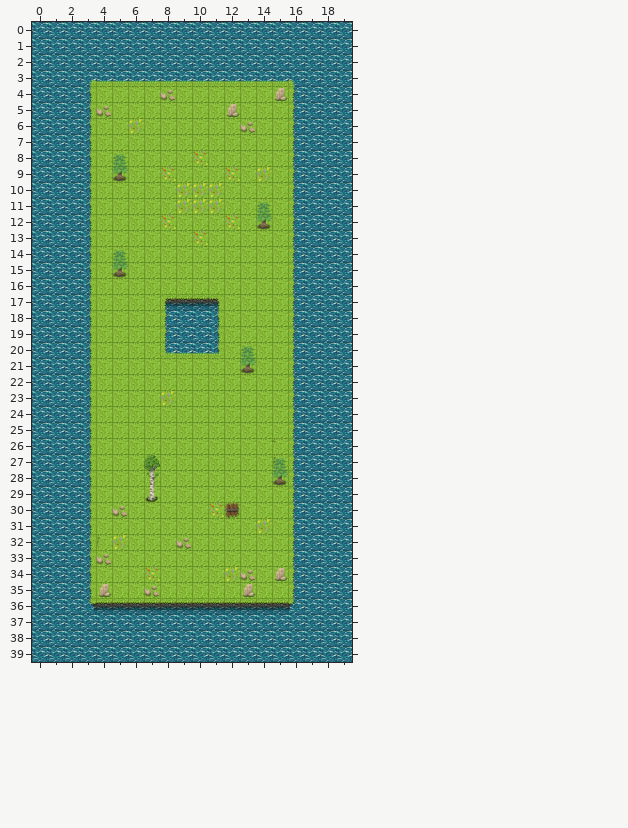
Tiled map -- RPGTown/maps/test_new.tmx. That is the earlier state.
Cells are 64x64 px. Shown: x 0..19, y 0..39. The commit also replaced the tileset; all pictures use the new one.
Once edited:
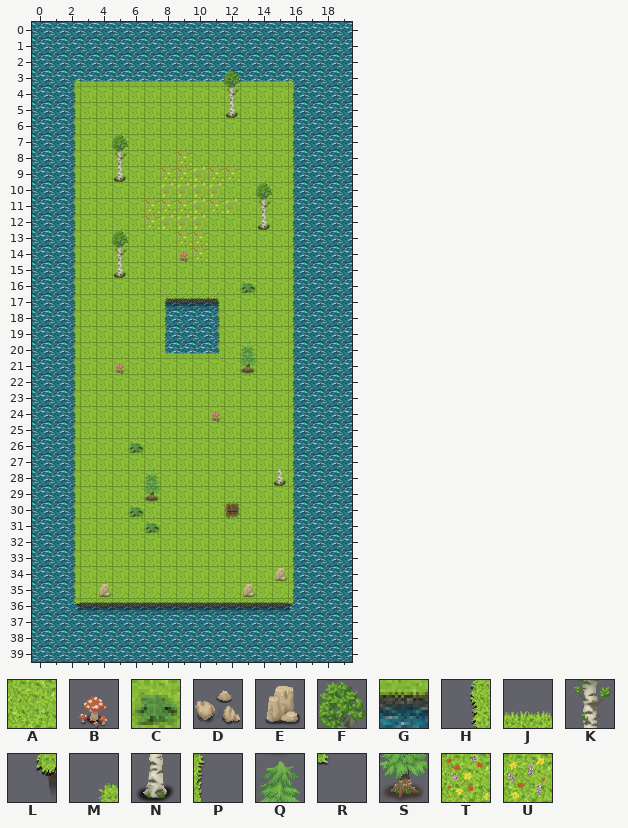
Key: from "foreest": A 2, B 4, C 6, D 9, E 10, F 16, G 18, H 20, J 24, K 32, L 34, M 36, N 48, P 49, Q 64, R 65, S 80, T 96, U 112.
_ is an empty cell, # one hidden under a higher layer.
Tiles replaced or removed in this view: D, E, F, H, K, L, M, N, P, Q, R, S, T, U.
See-through tiles are keyed as they look on the map.
Diff:
Changed rows in their new state; . is an unchanged cell.
Layer "Field":
first column x 3:
 4 A...........
 5 A...........
 6 A..A........
 7 A...........
 8 A......A....
 9 A..........A
10 A...........
11 A.....#.#...
12 A....#...A..
13 A...........
14 A...........
15 A...........
16 A...........
17 A...........
18 A...........
19 A...........
20 A...........
21 A...........
22 A...........
23 A....A......
24 A...........
25 A...........
26 A...........
27 A...........
28 A...........
29 A...........
30 A.......A...
31 A..........A
32 A.A.........
33 A...........
34 A...A....A..
35 A...........
36 _...........
Layer "Base":
first column x 2:
 3 MJ............
 4 H....._......_
 5 H._.......N...
 6 H.........._..
 7 H.............
 8 H......T......
 9 H..N...TUT._..
10 H.....U.......
11 H....TTT.TU...
12 H....TUUU...N.
13 H......T......
14 H......BT.....
15 H..N..........
16 H..........C..
17 H.............
18 H.............
19 H.............
20 H.............
21 H..B..........
22 H.............
23 H.............
24 H........B....
25 H.............
26 H...C.........
27 H...._......._
28 H............N
29 H....S........
30 H.._C.........
31 H....C........
32 H._...._......
33 H._...........
34 H.........._..
35 H...._........
36 LG............
Layer "Overlay":
first column x 5:
 3 .......F..
 4 .......K..
 7 F.........
 8 K.........
10 .........F
11 .........K
13 F.........
14 K.........
first column x 7:
26 ........_
27 _......._
28 Q........
